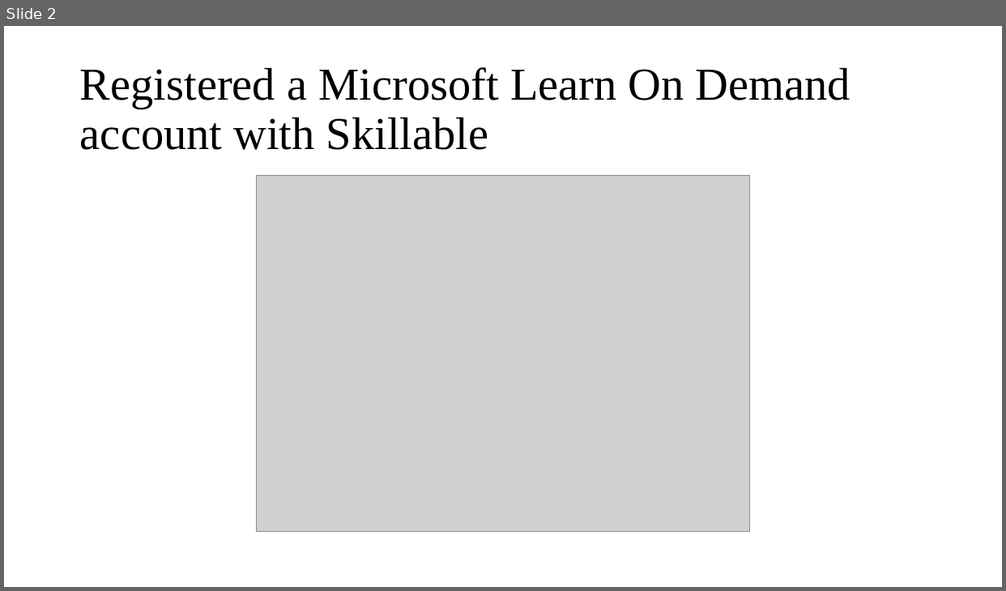
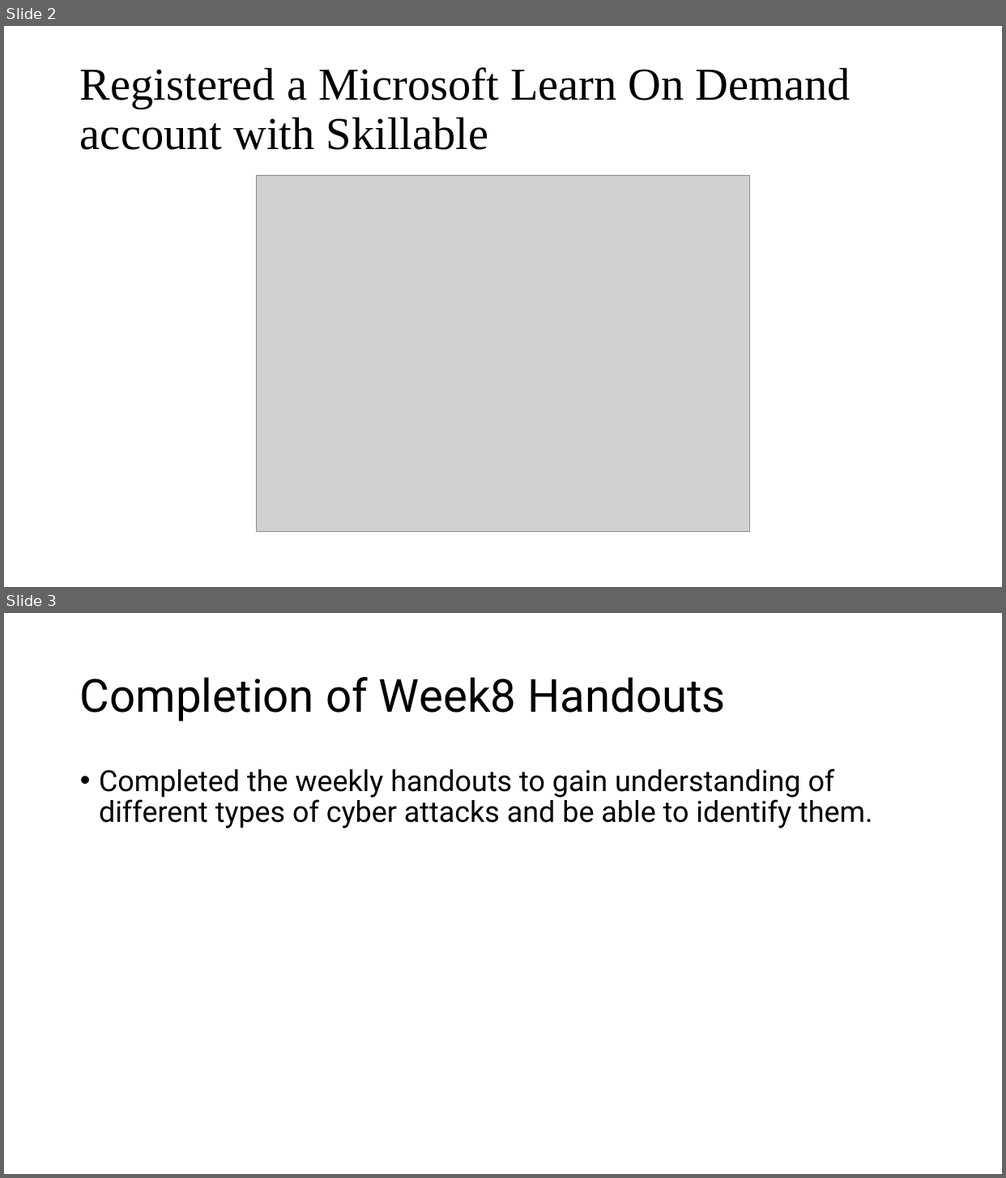
Before and after one commit to crimescene123/cyber, a slide deck: Week8 Activities.pptx. Shown one above the other, each under a label of ours: slide 2 before the commit, slides 2 and 3 after it. The pictures are 1006x591 and 1006x1178 pixels, drawn with LibreOffice and Linux fonts; fonts in the diff are those of the drawing; grey boxes stand for pictures. Boxes give left, top, right and bottom in pixels: in the first picture for what was removed or moved away, otherwise in the second. Text is boxed around its words. In the diff, an @@ line names an element or a change of style, - is before the commit and + after.

Commit message:
updating weekly activities

```diff
--- a/Week8 Activities.pptx
+++ b/Week8 Activities.pptx
@@ slide 3 added at (x1=4, y1=613, x2=1002, y2=1174), background #FFFFFF @@
@@ title added at (x1=80, y1=677, x2=726, y2=722), 44 pt, text #000000 @@
+Completion of Week8 Handouts
@@ text added at (x1=99, y1=769, x2=872, y2=828), 28 pt, text #000000 @@
+• Completed the weekly handouts to gain understanding of different types of cyber attacks and be able to identify them.
```
Also in this commit, not shown: 2 other slides added, 1 slide removed, 1 other file.
